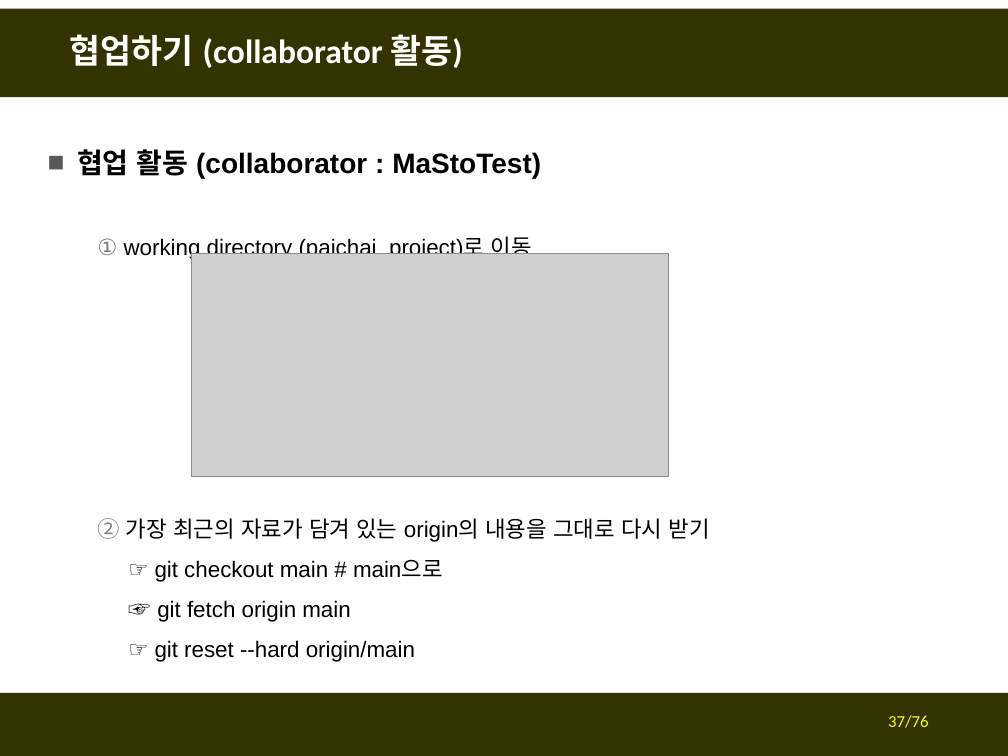
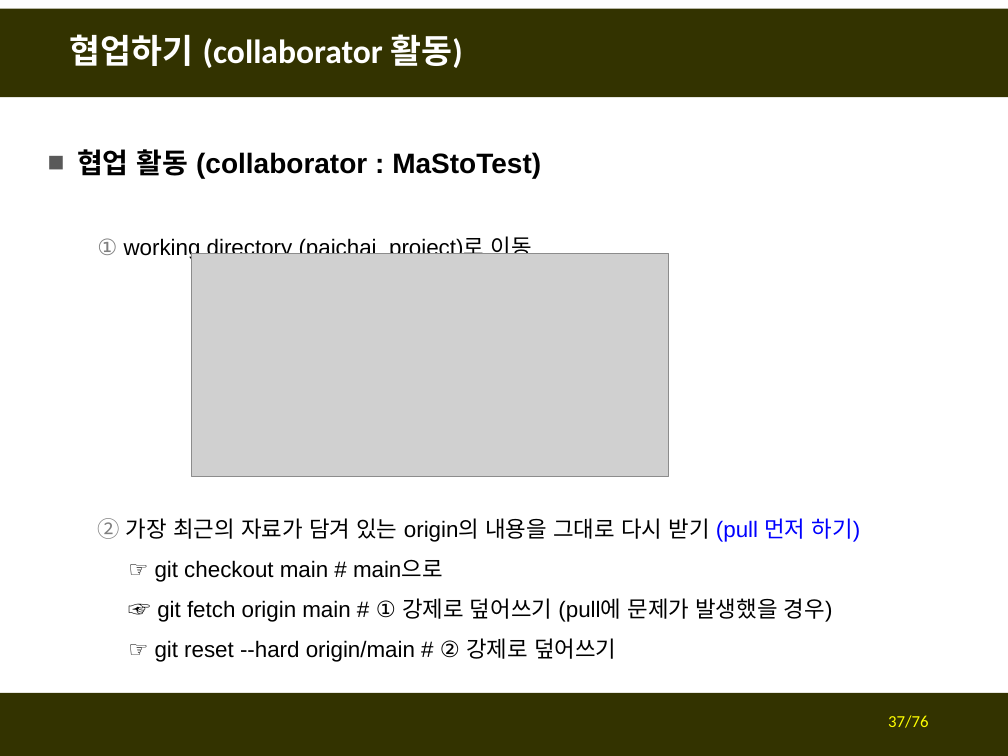
Before and after one commit to fasthill/github-lecture, a slide deck: slide 37 of git및github첫걸음4-협업하기.pptx. Drawn at 1008x756 pixels with LibreOffice and Linux fonts; fonts in the diff are those of the drawing; grey boxes stand for pictures. Boxes give left, top, right and bottom in pixels: in the first picture for what was removed or moved away, otherwise in the second. Text is boxed around its words. In the diff, an @@ line names an element or a change of style, - is before the commit and + after.

```diff
--- a/git및github첫걸음4-협업하기.pptx
+++ b/git및github첫걸음4-협업하기.pptx
@@ text at bbox=[126, 518, 861, 662]: text changed @@
-  2. 가장 최근의 자료가 담겨 있는 origin의 내용을 그대로 다시 받기
-  ☞ git checkout main # main으로
-  ☞ git fetch origin main
-  ☞ git reset --hard origin/main
+  2. 가장 최근의 자료가 담겨 있는 origin의 내용을 그대로 다시 받기 (pull 먼저 하기)
+  ☞ git checkout main # main으로
+  ☞ git fetch origin main # ① 강제로 덮어쓰기 (pull에 문제가 발생했을 경우)
+  ☞ git reset --hard origin/main # ② 강제로 덮어쓰기
```
Also in this commit, not shown: 26 other slides changed, 1 slide added, 2 slides removed.
